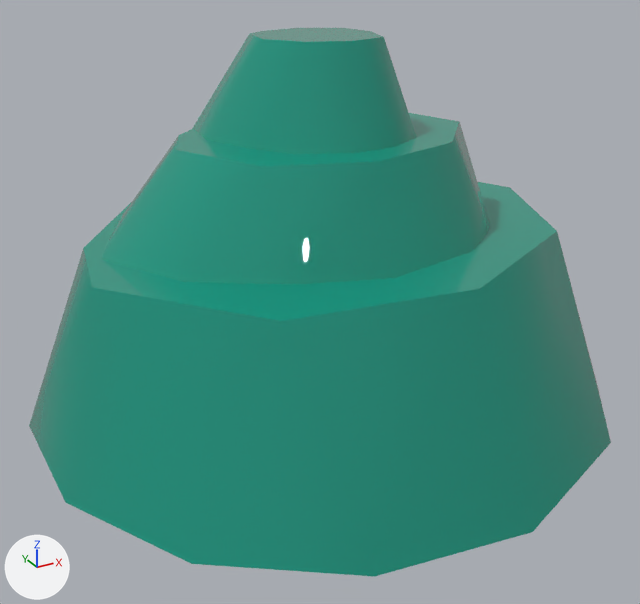
Two versions of the FBX model Assets/Resources/Prefab/Backgrounds/Mountain002.fbx, one commit apart.
One viewpoint serves both versions: a 50 mm lens placed at (-0.05, -9.69, 2.59), pointed at (2.33, -5.37, 0.43). The axes (+X, +Y, +Z) are drawn at lower left. The lights are the same throughout. Where no turn or scale is listed for an object, it has been applied to the vertices.
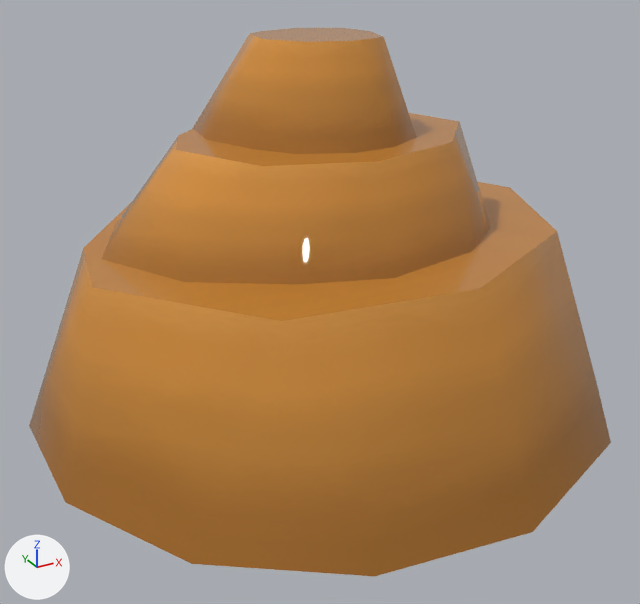
Boxes (x1, y1, x2, y2) around the edits, measured in the pictures (640 x 604 px):
```json
{"object": "Cylinder059", "change": "recoloured", "before": [29, 28, 611, 577], "after": [29, 28, 611, 577], "on screen": "cyan to orange"}
```

Scene script edits in JSON lines:
```json
{"op": "add", "block": "img_mountain2_png", "code": ["img_mountain2_png = load_image('Mountain2.png', '_unpacked/Mountain2.png', 358, 360, 'sRGB')"]}
{"op": "add", "block": "mat_19___default", "code": ["mat_19___default = principled_material('19 - Default')", "mat_19___default.texture = img_mountain2_png  # with its transparency", "mat_19___default.roughness = 0.0"]}
{"block": "me_mesh", "where": "me_mesh.from_pydata(...)  # 66 vertices, 120 faces; spans x -1.8..1.8, y -1.81..1.81, z -1.12..1.12"}
{"op": "remove", "block": "me_mesh", "code": "me_mesh.materials.append(mat_15___default)  # picture img_mountain_png"}
{"op": "add", "block": "me_mesh", "code": "me_mesh.materials.append(mat_19___default)  # picture img_mountain2_png"}
```
